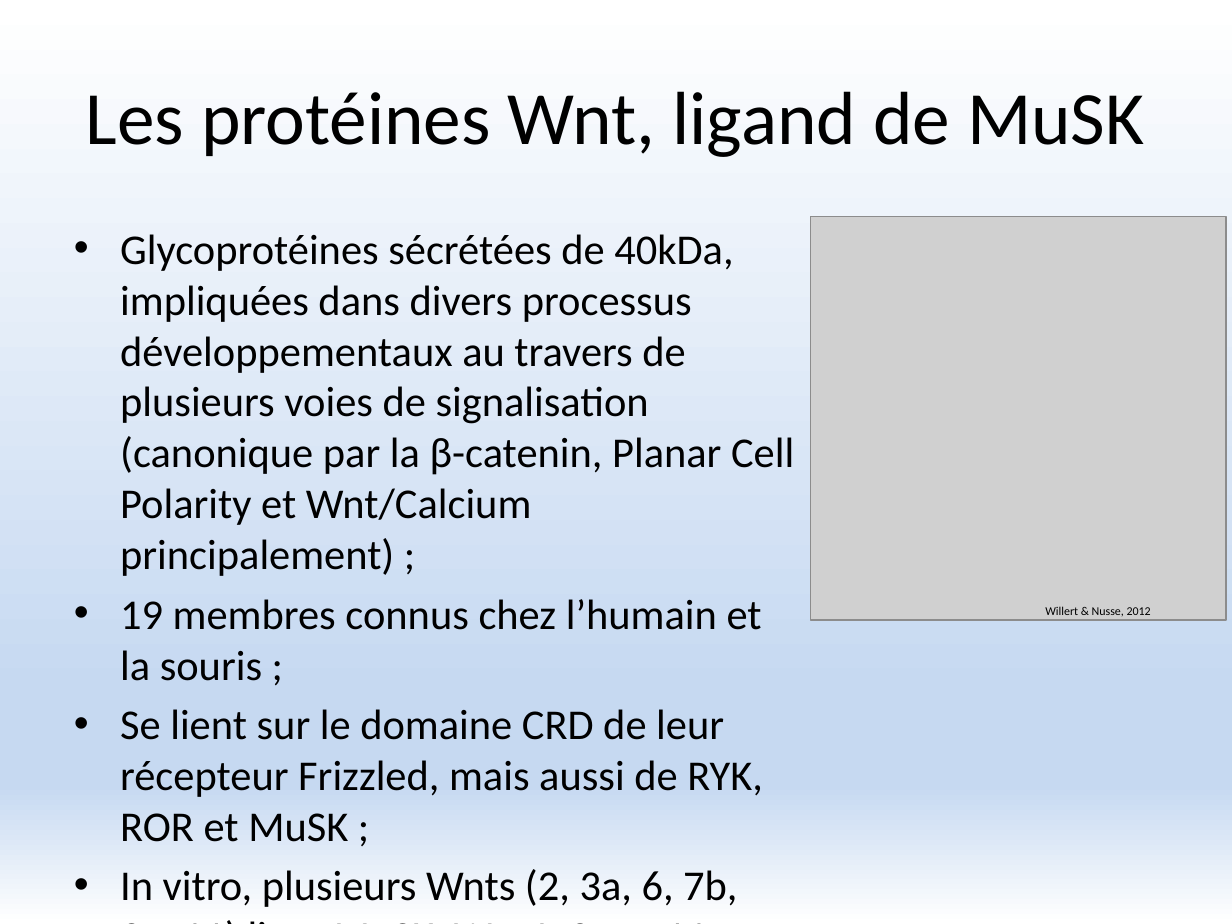
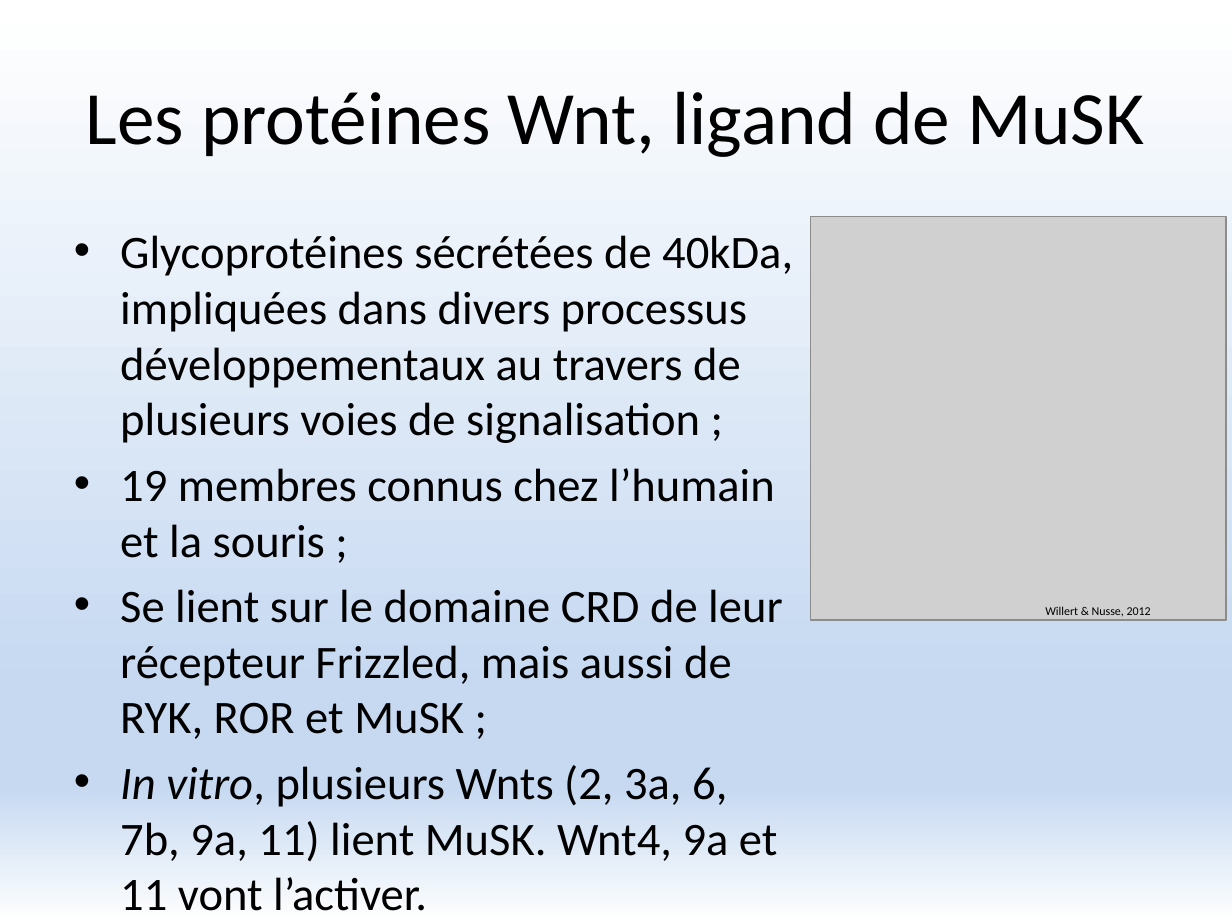
Before and after one commit to FlorentKl/rapport-m2, a slide deck: slide 3 of Présentation Oral.pptx. Drawn at 1232x924 pixels with LibreOffice and Linux fonts; fonts in the diff are those of the drawing; grey boxes stand for pictures. Boxes give left, top, right and bottom in pixels: in the first picture for what was removed or moved away, otherwise in the second. Text is boxed around its words. In the diff, an @@ line names an element or a change of style, - is before the commit and + after.

```diff
--- a/Présentation Oral.pptx
+++ b/Présentation Oral.pptx
@@ text at box(120, 235, 793, 443): text changed; size 24.8 to 27.2 pt @@
-• Glycoprotéines sécrétées de 40kDa, impliquées dans divers processus développementaux au travers de plusieurs voies de signalisation (canonique par la β-catenin, Planar Cell Polarity et Wnt/Calcium principalement) ;
+• Glycoprotéines sécrétées de 40kDa, impliquées dans divers processus développementaux au travers de plusieurs voies de signalisation ;
@@ text at box(120, 468, 783, 861): size 24.8 to 27.2 pt in "19 membres connus chez l’humain et la ...", "Se lient sur le domaine CRD de ...", "In vitro, plusieurs Wnts (2, 3a, 6, ..."; italic on in "In vitro," @@
```
Also in this commit, not shown: 8 other slides changed.
